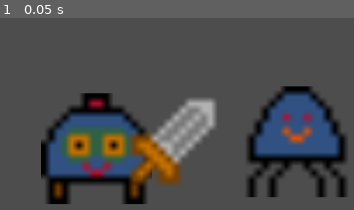
Above: before the commit, frame 1.
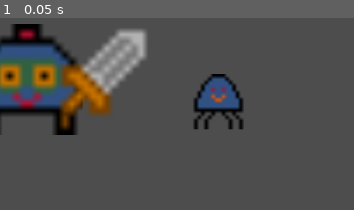
Above: after the commit, the same moment.

Repository: jman45-9/caveFighter
Game: Godot game, scene res://game.tscn
Two runs of this game, one before a commit and one after it. Both use one fixed random seed, a clock stepped at 60 frames per second and the inputs below.
Inputs:
- Up to frame 1 (0.05 s): no input

The runs differ from the first frame. In frame 1, 42% of the frame differs, in the area x 0-99%, y 3-97%.

Commit message:
changed scaling for wprites

Diff:
--- a/godot/enemy.tscn
+++ b/godot/enemy.tscn
@@ -5,4 +5,5 @@
 [node name="enemy" type="Node2D"]
 
 [node name="Sprite2D" type="Sprite2D" parent="."]
+scale = Vector2(5, 5)
 texture = ExtResource("1_0psul")
--- a/godot/game.tscn
+++ b/godot/game.tscn
@@ -7,8 +7,6 @@
 
 [node name="player" parent="." instance=ExtResource("1_rv022")]
 position = Vector2(39, 285)
-scale = Vector2(10, 10)
 
 [node name="enemy" parent="." instance=ExtResource("2_v05iy")]
-position = Vector2(428, 375)
-scale = Vector2(10, 10)
+position = Vector2(315, 317)
--- a/godot/player.tscn
+++ b/godot/player.tscn
@@ -14,7 +14,7 @@
 [node name="player" type="Node2D"]
 
 [node name="Player" type="Sprite2D" parent="."]
-position = Vector2(10, 10)
+scale = Vector2(10, 10)
 texture = ExtResource("1_klx78")
 
 [node name="Area2D" type="Area2D" parent="Player"]
